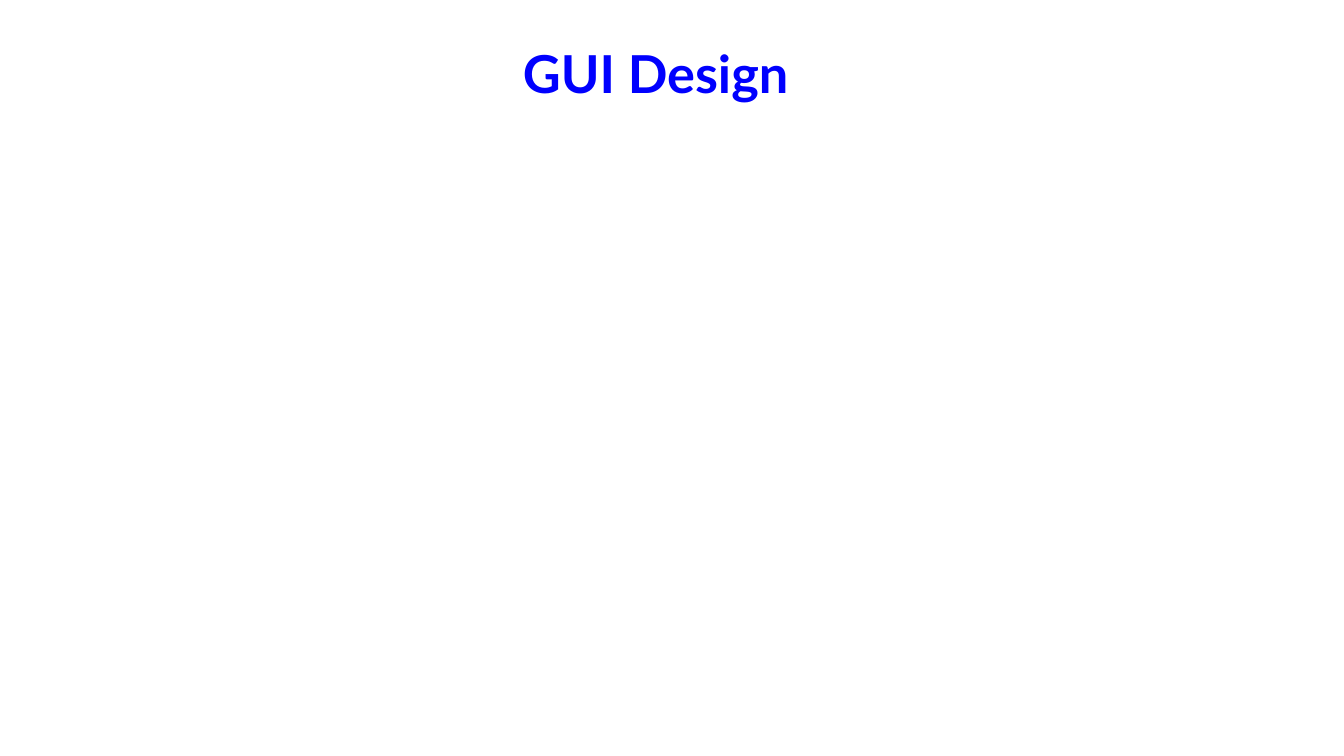
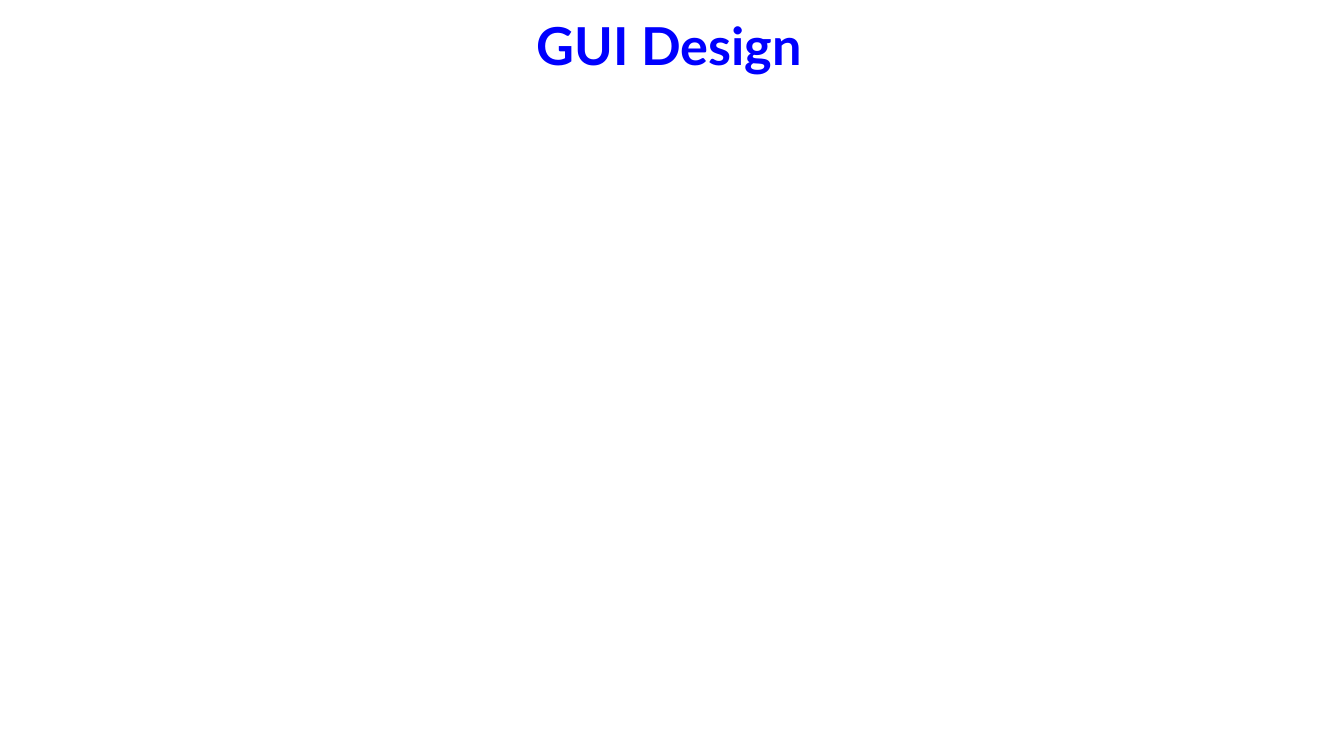
Before and after one commit to ntmchau2202/Network-Programming-20202, a slide deck: slide 14 of Presentation/week2-architecture/NP-group3-Caro-week2.pptx. Drawn at 1344x756 pixels with LibreOffice and Linux fonts; fonts in the diff are those of the drawing; background and template pictures are left out. Boxes give left, top, right and bottom in pixels: in the first picture for what was removed or moved away, otherwise in the second. Text is boxed around its words. In the diff, an @@ line names an element or a change of style, - is before the commit and + after.

Commit message:
update slide

```diff
--- a/Presentation/week2-architecture/NP-group3-Caro-week2.pptx
+++ b/Presentation/week2-architecture/NP-group3-Caro-week2.pptx
@@ title "GUI Design": place and size @@
-title "GUI Design" at [523, 54, 788, 103]
+title "GUI Design" at [536, 26, 801, 75]
```
Also in this commit, not shown: 5 slides added.
